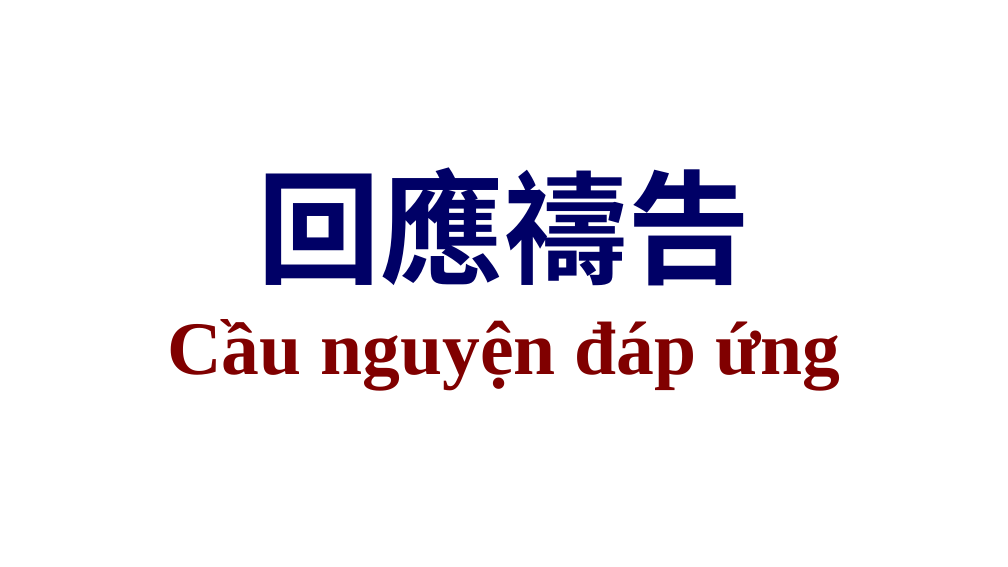
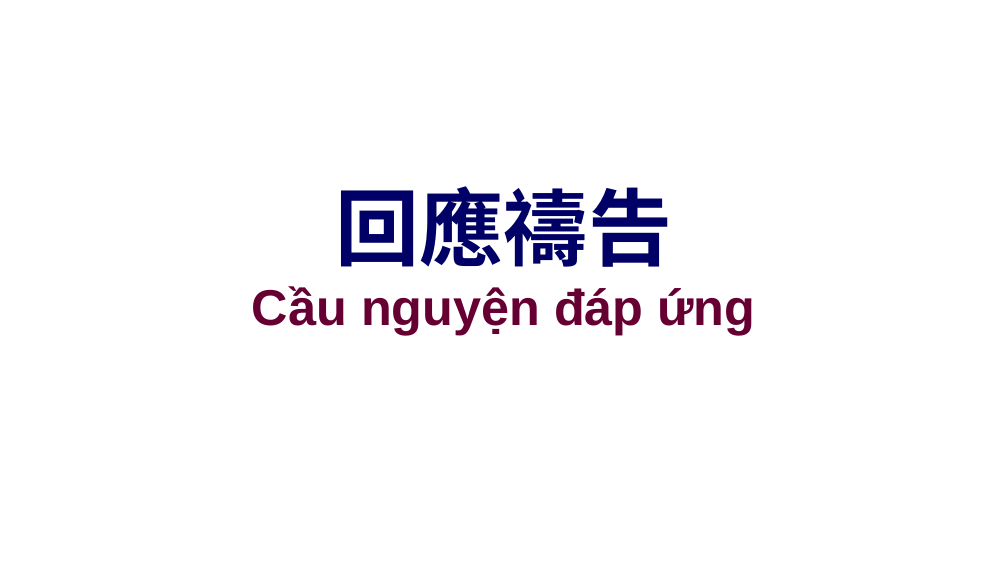
Before and after one commit to batisuoc/other-ppts, a slide deck: slide 14 of 聯合崇拜流程.pptx. Drawn at 1008x567 pixels with LibreOffice and Linux fonts; fonts in the diff are those of the drawing; background and template pictures are left out. Boxes give left, top, right and bottom in pixels: in the first picture for what was removed or moved away, otherwise in the second. Text is boxed around its words. In the diff, an @@ line names an element or a change of style, - is before the commit and + after.

```diff
--- a/聯合崇拜流程.pptx
+++ b/聯合崇拜流程.pptx
@@ title "回應禱告" at (x1=336, y1=186, x2=672, y2=267): size 88 to 60 pt @@
@@ text "Cầu nguyện đáp ứng" moved from (x1=167, y1=319, x2=840, y2=389) to (x1=252, y1=286, x2=755, y2=334) @@
@@ text "Cầu nguyện đáp ứng" at (x1=252, y1=286, x2=755, y2=334): size 54 to 36 pt, font Times New Roman to Arial, text colour #800000 to #660033 @@
```
Also in this commit, not shown: 22 other slides changed.
